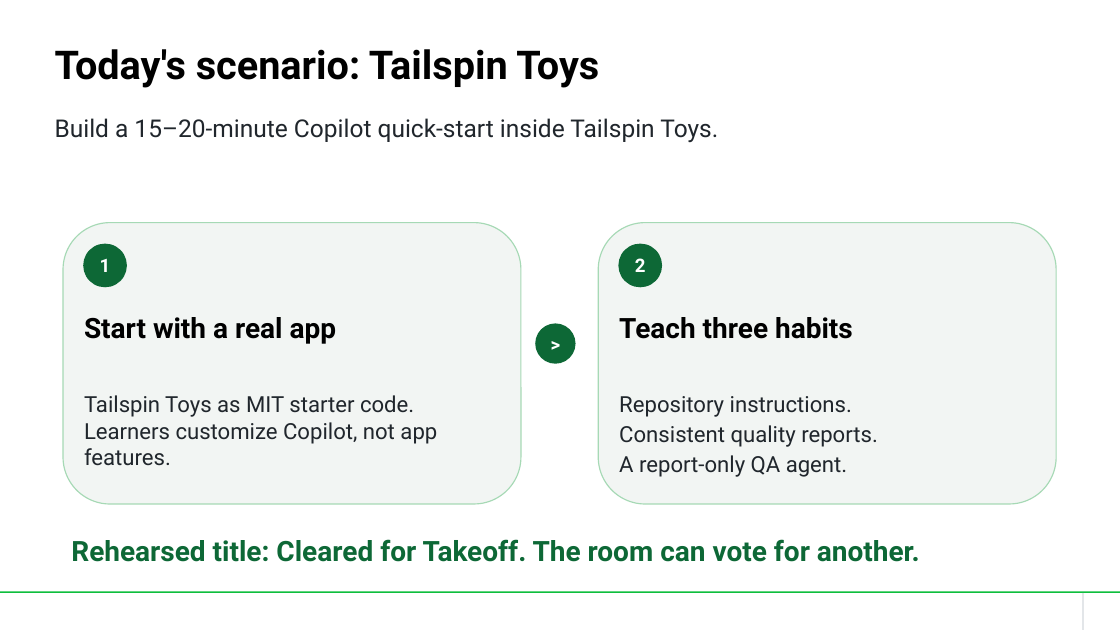
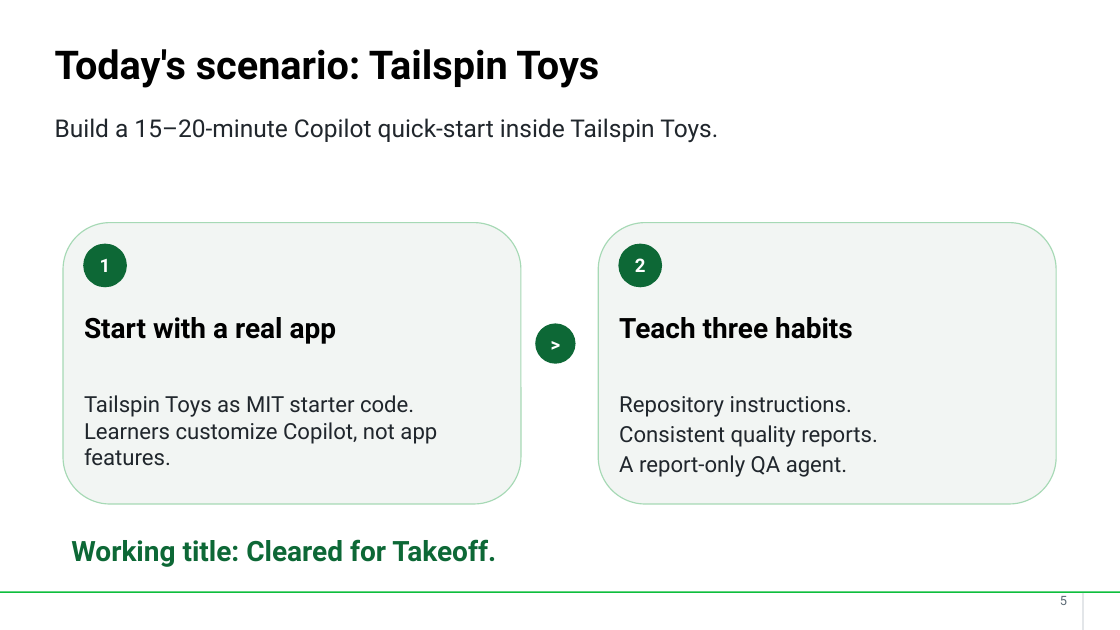
Before and after one commit to arilivigni/gh-skills-builder-workshop, a slide deck: slide 5 of gh-skills-builder-workshop-light.pptx. Drawn at 1120x630 pixels with LibreOffice and Linux fonts; fonts in the diff are those of the drawing; background and template pictures are left out. Boxes give left, top, right and bottom in pixels: in the first picture for what was removed or moved away, otherwise in the second. Text is boxed around its words. In the diff, an @@ line names an element or a change of style, - is before the commit and + after.

```diff
--- a/gh-skills-builder-workshop-light.pptx
+++ b/gh-skills-builder-workshop-light.pptx
@@ text at [71, 539, 496, 567]: text changed @@
-Rehearsed title: Cleared for Takeoff. The room can vote for another.
+Working title: Cleared for Takeoff.
@@ text added at [1060, 596, 1067, 605], 11 pt, text #5C6A75 @@
+5
```
Also in this commit, not shown: 9 other slides changed, 3 slides added, 3 slides removed, 7 other files.
